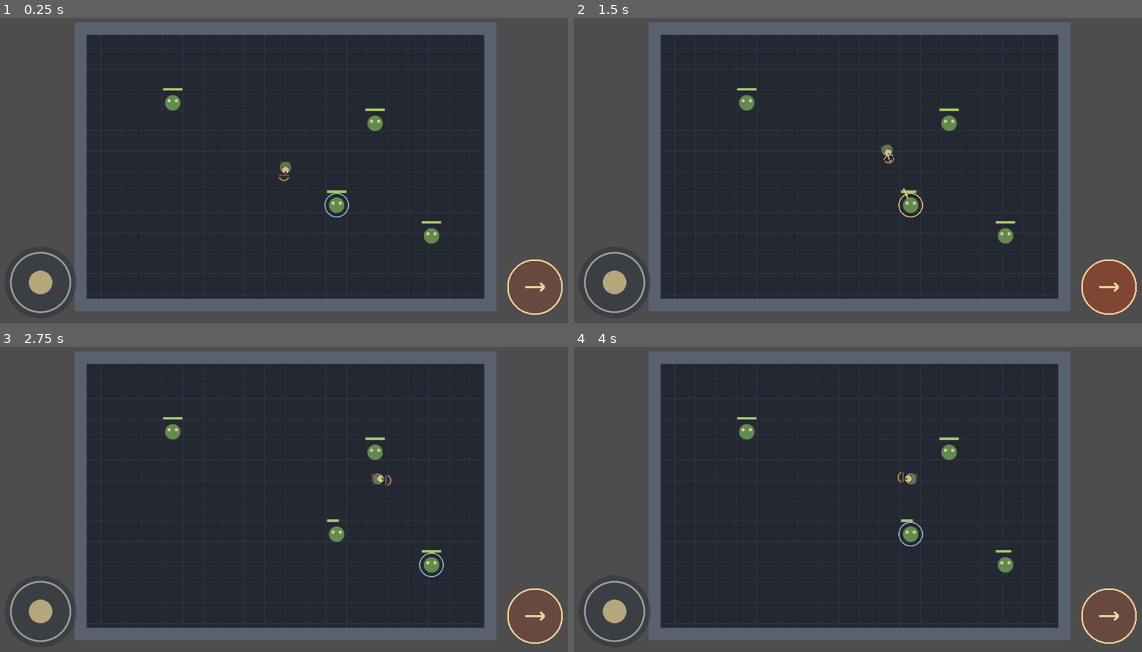
Above: before the commit, frames 1-4 (two rows, left to right).
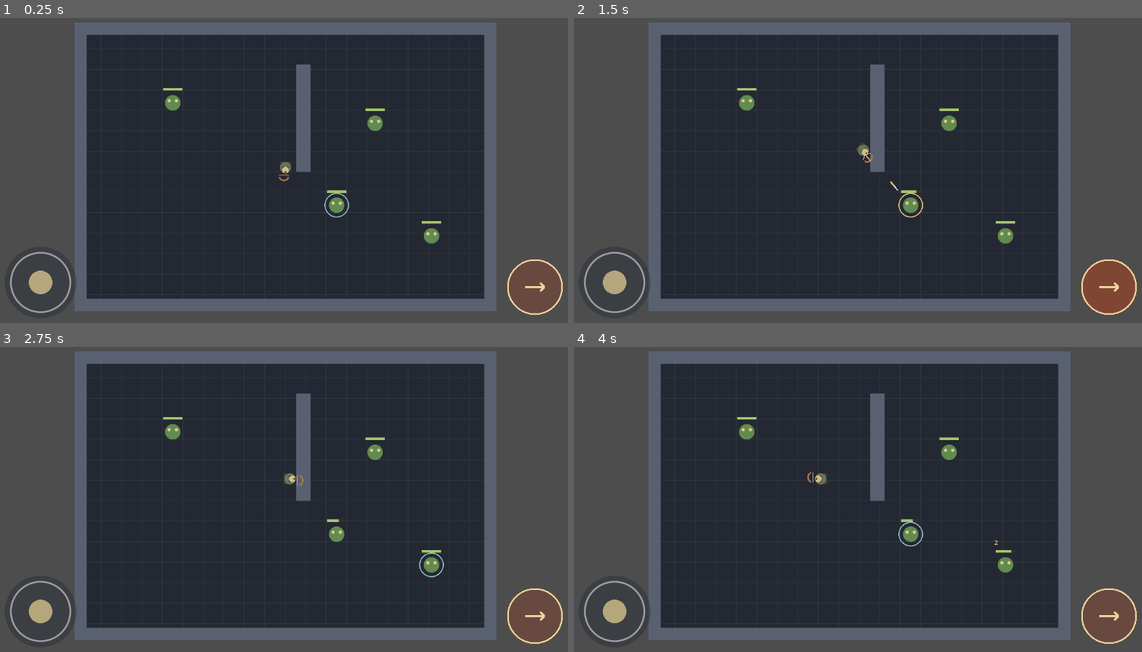
Above: after the commit, the same moments.

Repository: Jonty303/Project-Gauntlands
Game: Godot game, scene res://scenes/main.tscn
The game is run twice, just before and just after one commit, with the same random seed, the same clock (stepped at 60 frames per second) and the same inputs.
Inputs (mouse positions are in pixels of both pictures, inside the frame that each line leads up to):
- Up to frame 1 (0.25 s): no input
- Up to frame 2 (1.5 s): tap Enter at 0.5 s; drag from (613, 283) to (920, 94) at 0.52 s; drag from (1107, 286) to (829, 234) at 1.27 s
- Up to frame 3 (2.75 s): move the mouse to (346, 423) at 2.02 s; hold D (move_right) from 2.03 s (still down); tap Q (target_previous) at 2.1 s
- Up to frame 4 (4 s): release D (move_right) at 2.75 s; drag from (829, 563) to (681, 444) at 2.77 s; move the mouse to (1034, 545) at 3.52 s; hold A (move_left) from 3.53 s (still down); tap E (target_next) at 3.6 s

The runs differ from the first frame. In frame 1, 0.9% of the frame differs, in the area x 52-55%, y 15-51%; in frame 2, 1.1%; in frame 3, 1.1%; in frame 4, 1.1%, in the area x 41-75%, y 15-65%.

Commit message:
Add interior collision wall for cover and line of sight

Diff:
--- a/scripts/main.gd
+++ b/scripts/main.gd
@@ -5,12 +5,15 @@
 const FLOOR_COLOR := Color("#242832")
 const GRID_COLOR := Color("#343945")
 const WALL_COLOR := Color("#596171")
+const COVER_CENTER := Vector2(35.0, -95.0)
+const COVER_SIZE := Vector2(28.0, 210.0)
 
 func _ready() -> void:
     _create_wall("NorthWall", Vector2(0, -DUNGEON_SIZE.y / 2.0), Vector2(DUNGEON_SIZE.x + WALL_THICKNESS, WALL_THICKNESS))
     _create_wall("SouthWall", Vector2(0, DUNGEON_SIZE.y / 2.0), Vector2(DUNGEON_SIZE.x + WALL_THICKNESS, WALL_THICKNESS))
     _create_wall("WestWall", Vector2(-DUNGEON_SIZE.x / 2.0, 0), Vector2(WALL_THICKNESS, DUNGEON_SIZE.y + WALL_THICKNESS))
     _create_wall("EastWall", Vector2(DUNGEON_SIZE.x / 2.0, 0), Vector2(WALL_THICKNESS, DUNGEON_SIZE.y + WALL_THICKNESS))
+    _create_wall("CoverWall", COVER_CENTER, COVER_SIZE)
 
 func _create_wall(wall_name: String, wall_position: Vector2, wall_size: Vector2) -> void:
     var wall := StaticBody2D.new()
@@ -40,3 +43,4 @@
     draw_rect(Rect2(-half.x - t / 2.0, half.y - t / 2.0, DUNGEON_SIZE.x + t, t), WALL_COLOR)
     draw_rect(Rect2(-half.x - t / 2.0, -half.y - t / 2.0, t, DUNGEON_SIZE.y + t), WALL_COLOR)
     draw_rect(Rect2(half.x - t / 2.0, -half.y - t / 2.0, t, DUNGEON_SIZE.y + t), WALL_COLOR)
+    draw_rect(Rect2(COVER_CENTER - COVER_SIZE / 2.0, COVER_SIZE), WALL_COLOR)
